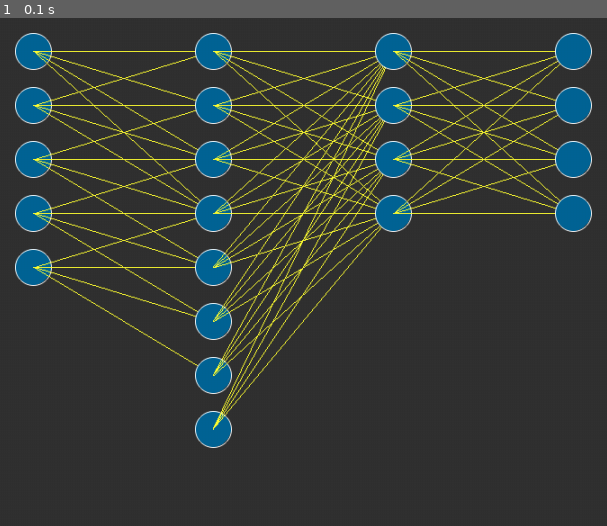
Above: before the commit, frame 1.
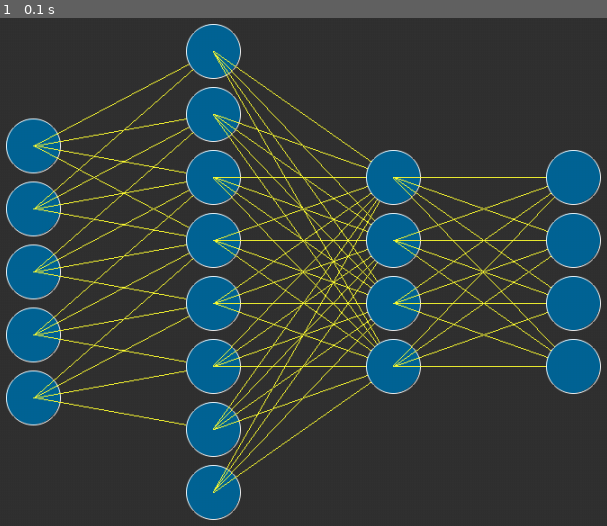
Above: after the commit, the same moment.

Repository: lnyaki/neural_nets
Game: pygame game, started from src/testLayers.py
Same seed, same stepped clock (60 frames per second), same inputs: the game is played once before the commit and once after it.
Inputs:
- Up to frame 1 (0.1 s): no input

The runs differ from the first frame. In frame 1, 27% of the frame differs, in the area x 0-100%, y 1-99%.

Commit message:
Corrected vertical layer alignment

Diff:
--- a/src/neuralNet.py
+++ b/src/neuralNet.py
@@ -50,21 +50,21 @@
 	def generateSingleLayer(self, layerNumber,numberOfNeurons, maxLayerSize):
 		layerPosition 				= self.computeLayerPosition(layerNumber)
 
-		verticalOffset 				= (0,0) #self.getVerticalLayerOffset(numberOfNeurons,maxLayerSize)
+		verticalOffset 				= self.getVerticalLayerOffset(numberOfNeurons,maxLayerSize,NNLayer.neuronSize,NNLayer.NEURON_SPACING) # (0,0)
 		verticallyAjustedPosition	= vectorOperations.addVectors(layerPosition,verticalOffset)
 
 		layer 						= NNLayer(verticallyAjustedPosition,numberOfNeurons, layerNumber)
 
 		return layer
 
-	def getVerticalLayerOffset(self,neuronsInLayer, maxLayerSize, neuronSize):
+	def getVerticalLayerOffset(self,neuronsInLayer, maxLayerSize, neuronSize,neuronSpacing):
 
 		sizeDifference = maxLayerSize - neuronsInLayer
 
 		if(sizeDifference == 0):
 			return (0,0)
 
-		verticalDifference = floor((self.SPACE_BETWEEN_NEURONS + sizeDifference*(neuronSize)) /2)
+		verticalDifference = math.floor((sizeDifference * (neuronSize+ neuronSpacing/2)))
 
 		return (0, verticalDifference)
 
--- a/src/nnLayer.py
+++ b/src/nnLayer.py
@@ -2,11 +2,11 @@
 import vectorOperations
 
 class NNLayer():
-	NEURON_SPACING = 20
+	NEURON_SPACING = 10
 	layerIndex	= 0
 	position 	= None
 	neurons		= []
-	neuronSize 	= 20
+	neuronSize 	= 30
 
 
 	def __init__(self, startPosition, layerSize, layerIndex):
--- a/src/tests/neuralNetTest.py
+++ b/src/tests/neuralNetTest.py
@@ -103,5 +103,6 @@
 				self.assertLessEqual(len(n.connectedNeurons),connectionsPerNeuron)
 
 
+
 if __name__ == '__main__':
 	unittest.main()
--- a/src/tests/nnLayerTest.py
+++ b/src/tests/nnLayerTest.py
@@ -5,6 +5,12 @@
 class NNLayerTest(unittest.TestCase):
 
 
+	def testGetVerticalLayerOffset(self):
+		numberOfNeurons = 4
+		maxNeurons 		= 6
+
+		neuronSize = 30
+
 
 if __name__ == '__main__':
 	unittest.main()
